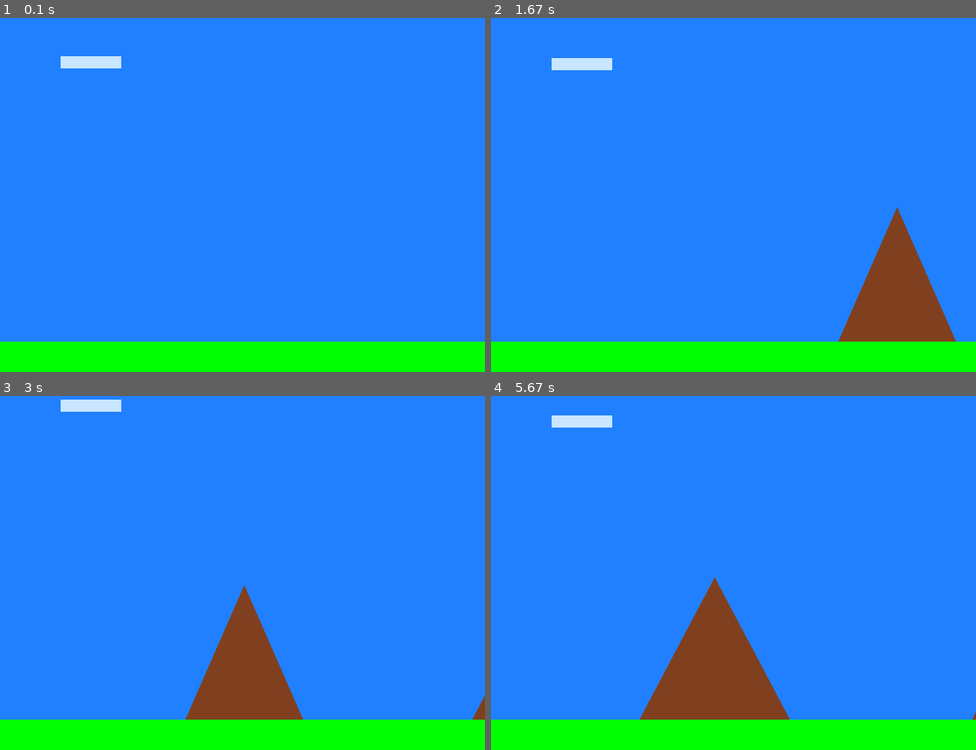
Above: before the commit, frames 1-4 (two rows, left to right).
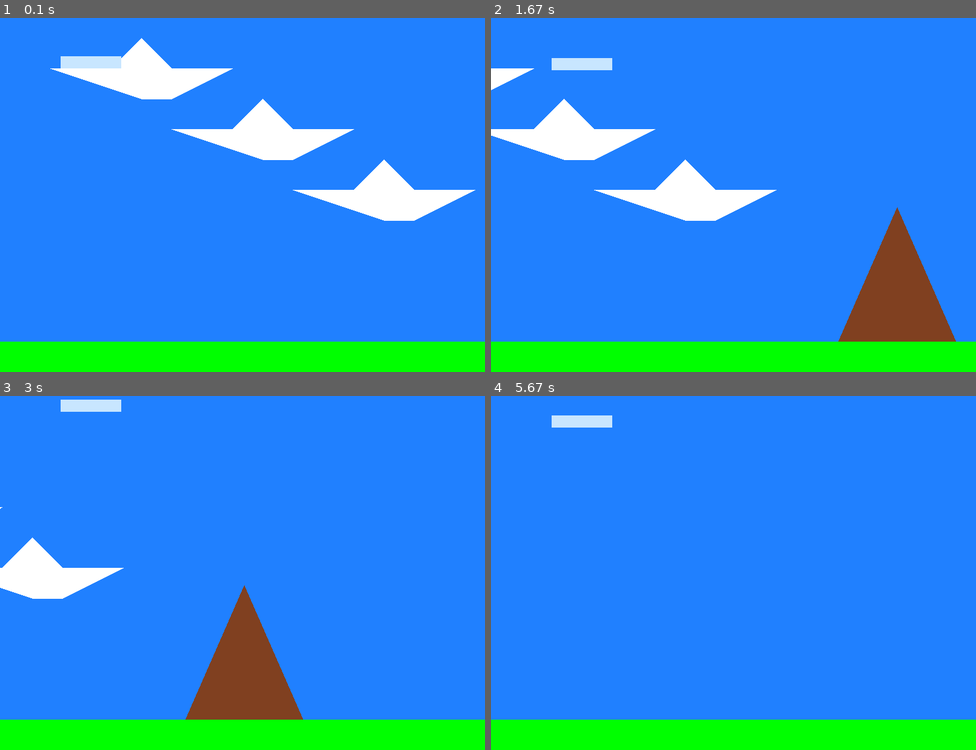
Above: after the commit, the same moments.

Repository: iserk/pygame_collisions
Game: pygame game, started from main.py
The game is run twice, just before and just after one commit, with the same random seed, the same clock (stepped at 60 frames per second) and the same inputs.
Inputs:
- Up to frame 1 (0.1 s): no input
- Up to frame 2 (1.67 s): hold Up 0.33-0.8 s; hold Down 0.83-1.13 s; hold S 0.83-1.13 s; hold Up 1.17-1.53 s; hold W 1.17-1.53 s; hold Down from 1.57 s (still down); hold S from 1.57 s (still down)
- Up to frame 3 (3 s): release Down at 1.93 s; release S at 1.93 s; hold Up 1.97-2.27 s; hold W 1.97-2.27 s; hold Down 2.3-2.6 s; hold S 2.3-2.6 s; hold Up from 2.63 s (still down); hold W from 2.63 s (still down)
- Up to frame 4 (5.67 s): release Up at 3 s; release W at 3 s; hold Down 3.03-3.4 s; hold S 3.03-3.4 s; hold Up 3.43-3.73 s; hold W 3.43-3.73 s; hold Down 3.77-4.07 s; hold S 3.77-4.07 s; hold Up 4.1-4.47 s; hold W 4.1-4.47 s; hold Down 4.5-4.87 s; hold S 4.5-4.87 s; hold Up 4.9-5.2 s; hold W 4.9-5.2 s; hold Down 5.23-5.53 s; hold S 5.23-5.53 s; hold Up from 5.57 s (still down); hold W from 5.57 s (still down)

The runs differ from the first frame. In frame 1, 7.4% of the frame differs, in the area x 10-98%, y 5-58%; in frame 2, 5.2%; in frame 3, 2.2%; in frame 4, 6.3%.

Commit message:
Implemented collision detection

Diff:
--- /dev/null
+++ b/collision.py
@@ -0,0 +1,49 @@
+import pygame
+
+
+def subtract_vectors(v1, v2):
+    return pygame.Vector2(v1.x, v1.y) - pygame.Vector2(v2.x, v2.y)
+
+
+def dot_product(v1, v2):
+    return pygame.Vector2(v1.x, v1.y).dot(pygame.Vector2(v2.x, v2.y))
+
+
+def normalize_vector(v):
+    return pygame.Vector2(v.x, v.y).normalize()
+
+
+def perpendicular_vector(v):
+    return pygame.Vector2(-v[1], v[0])
+
+
+def project_polygon(axis, polygon):
+    if not polygon:  # Check if the polygon list is empty
+        return 0, 0  # Return a default value, or handle as appropriate
+
+    initial_projection = dot_product(axis, polygon[0])
+    min_proj = initial_projection
+    max_proj = initial_projection
+    for vertex in polygon:
+        projection = dot_product(axis, vertex)
+        min_proj = min(min_proj, projection)
+        max_proj = max(max_proj, projection)
+    return (min_proj, max_proj)
+
+
+def overlap_intervals(interval1, interval2):
+    return max(interval1[0], interval2[0]) <= min(interval1[1], interval2[1])
+
+
+def sat_collision_check(poly1, poly2):
+    for poly in [poly1, poly2]:
+        for i in range(len(poly)):
+            edge = subtract_vectors(poly[i], poly[(i + 1) % len(poly)])
+            normal = normalize_vector(perpendicular_vector(edge))
+
+            projection1 = project_polygon(normal, poly1)
+            projection2 = project_polygon(normal, poly2)
+
+            if not overlap_intervals(projection1, projection2):
+                return False  # No collision
+    return True  # Collision detected
--- a/main.py
+++ b/main.py
@@ -1,5 +1,8 @@
 import random
 import pygame
+
+from vectors import Vector2
+import collision
 
 SCREEN_SIZE = (800, 600)
 GROUND_HEIGHT = 50
@@ -42,16 +45,22 @@
                         Mountain.generate(self, self.game.camera.x + SCREEN_SIZE[0] + 500)
 
     def detect_collisions(self):
-        for key in self.layers:
-            for obj1 in self.layers[key]:
-                for obj2 in self.layers[key]:
-                    if obj1 != obj2:
-                        if obj1.x < obj2.x + obj2.width and \
-                                obj1.x + obj1.width > obj2.x and \
-                                obj1.y < obj2.y + obj2.height and \
-                                obj1.y + obj1.height > obj2.y:
-                            obj1.on_collision(obj2)
-                            obj2.on_collision(obj1)
+        # for key in self.layers:
+        #     for obj1 in self.layers[key]:
+        #         for obj2 in self.layers[key]:
+        #             if obj1 != obj2:
+        #                 # print(obj1.get_collider(), obj2.get_collider())
+        #                 if collision.sat_collision_check(obj1.get_collider(), obj2.get_collider()):
+        #                     print(f'Collision between {obj1} and {obj2}')
+        #                     obj1.on_collision(obj2)
+        #                     obj2.on_collision(obj1)
+        hero = self.game.hero
+        for obj in self.layers[0]:
+            if isinstance(obj, Mountain) or isinstance(obj, Ground) or isinstance(obj, Cloud):
+                if collision.sat_collision_check(hero.get_collider(), obj.get_collider()):
+                    print(f'Collision between {hero} and {obj}')
+                    hero.on_collision(obj)
+                    obj.on_collision(hero)
 
     def render(self, camera):
         for key in sorted(self.layers.keys()):
@@ -77,8 +86,9 @@
             # self.hero.y = SCREEN_SIZE[1] - GROUND_HEIGHT
             self.hero.y = 100
 
-            self.mountains = [Mountain.generate(self.scene, SCREEN_SIZE[0] + 200 + 500 * i) for i in range(3)]
+            self.mountains = [Mountain.generate(self.scene, SCREEN_SIZE[0] + 200 + 500 * i) for i in range(1)]
             self.ground = Ground(self.scene)
+            self.clouds = [Cloud(self.scene, 100, 100), Cloud(self.scene, 300, 200), Cloud(self.scene, 500, 300)]
 
             self.start_time = pygame.time.get_ticks()
             self.dt = 0
@@ -108,7 +118,7 @@
             self.screen.fill(BG_COLOR)
 
             self.scene.update(self.dt, self.elapsed_time)
-
+            self.scene.detect_collisions()
             self.scene.render(self.camera)
             fps = self.clock.get_fps()
             self.fps_list.append(fps)
@@ -132,6 +142,9 @@
         self.scene = scene
         if scene is not None:
             self.scene.add(self)
+
+    def get_collider(self):
+        return []
 
     def handle_event(self, event):
         return True
@@ -160,6 +173,14 @@
         super().__init__(game)
         self.x = 100
         self.y = 500
+
+    def get_collider(self):
+        return [
+            Vector2(self.scene.game.camera.x + self.x, self.y - 20),
+            Vector2(self.scene.game.camera.x + self.x + 100, self.y - 20),
+            Vector2(self.scene.game.camera.x + self.x + 100, self.y),
+            Vector2(self.scene.game.camera.x + self.x, self.y)
+        ]
 
     def handle_event(self, event):
         if event.type == pygame.KEYDOWN:
@@ -192,6 +213,40 @@
         pygame.draw.rect(camera.screen, color, (self.x, self.y - 20, 100, 20))
 
 
+class Cloud(GameObject):
+    def __init__(self, scene, x, y):
+        super().__init__(scene)
+        self.x = x
+        self.y = y
+
+    def get_collider(self):
+        # polygon of 7 points
+        return [
+            Vector2(self.x, self.y),
+            Vector2(self.x + 100, self.y),
+            Vector2(self.x + 150, self.y - 50),
+            Vector2(self.x + 200, self.y),
+            Vector2(self.x + 300, self.y),
+            Vector2(self.x + 200, self.y + 50),
+            Vector2(self.x + 150, self.y + 50)
+        ]
+
+    def render(self, camera):
+        pygame.draw.polygon(
+            camera.screen,
+            (255, 255, 255),
+            (
+                (self.x - camera.x, self.y - camera.y),
+                (self.x + 100 - camera.x, self.y - camera.y),
+                (self.x + 150 - camera.x, self.y - 50 - camera.y),
+                (self.x + 200 - camera.x, self.y - camera.y),
+                (self.x + 300 - camera.x, self.y - camera.y),
+                (self.x + 200 - camera.x, self.y + 50 - camera.y),
+                (self.x + 150 - camera.x, self.y + 50 - camera.y)
+            )
+        )
+
+
 class Mountain(GameObject):
     MAX_HEIGHT = 450
     MIN_HEIGHT = 100
@@ -204,6 +259,13 @@
         self.y = SCREEN_SIZE[1] - GROUND_HEIGHT
         self.height = height
         self.width = width
+
+    def get_collider(self):
+        return [
+            Vector2(self.x - self.width / 2, self.y),
+            Vector2(self.x + self.width / 2, self.y),
+            Vector2(self.x, self.y - self.height)
+        ]
 
     def render(self, camera):
         # pygame.draw.line(
@@ -244,6 +306,14 @@
         self.x = 0
         self.y = SCREEN_SIZE[1] - GROUND_HEIGHT
 
+    def get_collider(self):
+        return [
+            Vector2(self.x + self.scene.game.camera.x, self.y),
+            Vector2(self.x + SCREEN_SIZE[0] + self.scene.game.camera.x, self.y),
+            Vector2(self.x + SCREEN_SIZE[0] + self.scene.game.camera.x, SCREEN_SIZE[1]),
+            Vector2(self.x + self.scene.game.camera.x, SCREEN_SIZE[1])
+        ]
+
     def render(self, camera):
         pygame.draw.rect(camera.screen, (0, 255, 0), (self.x, self.y - camera.y, SCREEN_SIZE[0], GROUND_HEIGHT))
 
--- /dev/null
+++ b/vectors.py
@@ -0,0 +1,31 @@
+import math
+
+
+class Vector2:
+    def __init__(self, x, y):
+        self.x = x
+        self.y = y
+
+    def __add__(self, other):
+        return Vector2(self.x + other.x, self.y + other.y)
+
+    def __sub__(self, other):
+        return Vector2(self.x - other.x, self.y - other.y)
+
+    def __mul__(self, other):
+        return Vector2(self.x * other.x, self.y * other.y)
+
+    def __truediv__(self, other):
+        return Vector2(self.x / other.x, self.y / other.y)
+
+    def __repr__(self):
+        return f'Vector2({self.x}, {self.y})'
+
+    def get_normalized(self):
+        return Vector2(self.x / self.length(), self.y / self.length())
+
+    def length(self):
+        return math.sqrt(self.x * self.x + self.y * self.y)
+
+    def get_perpendicular(self):
+        return Vector2(-self.y, self.x)
